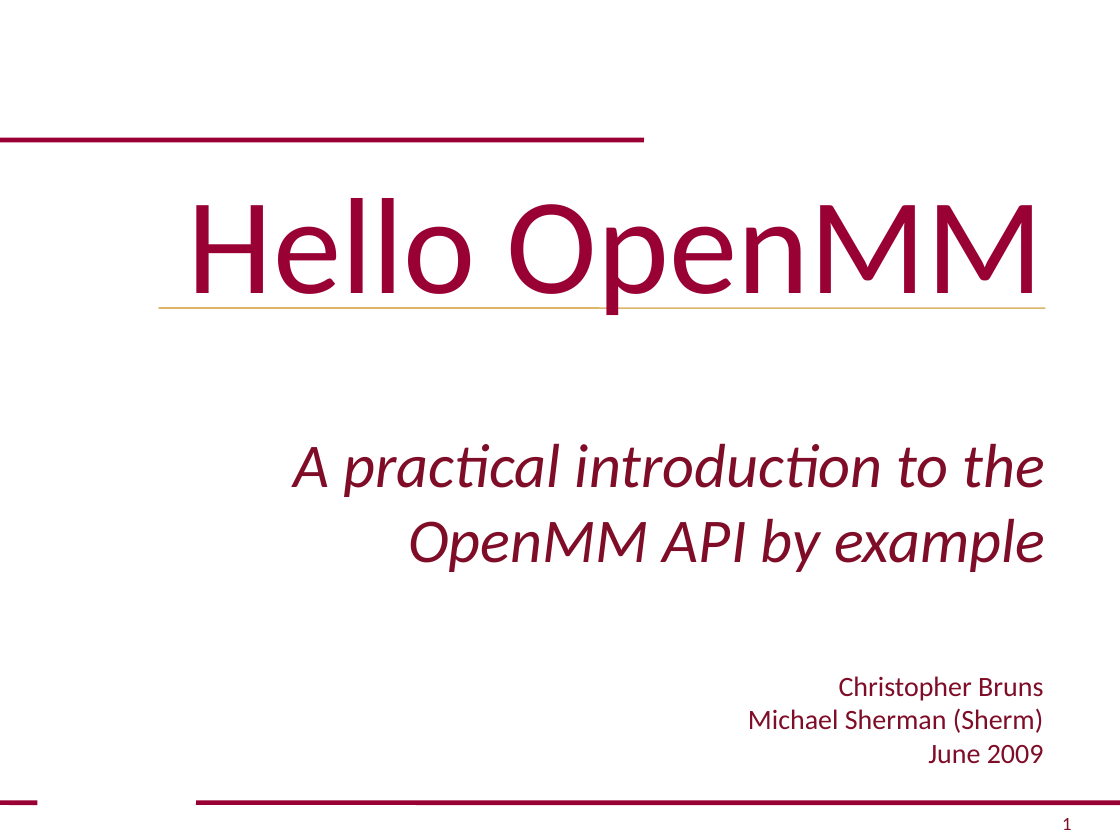
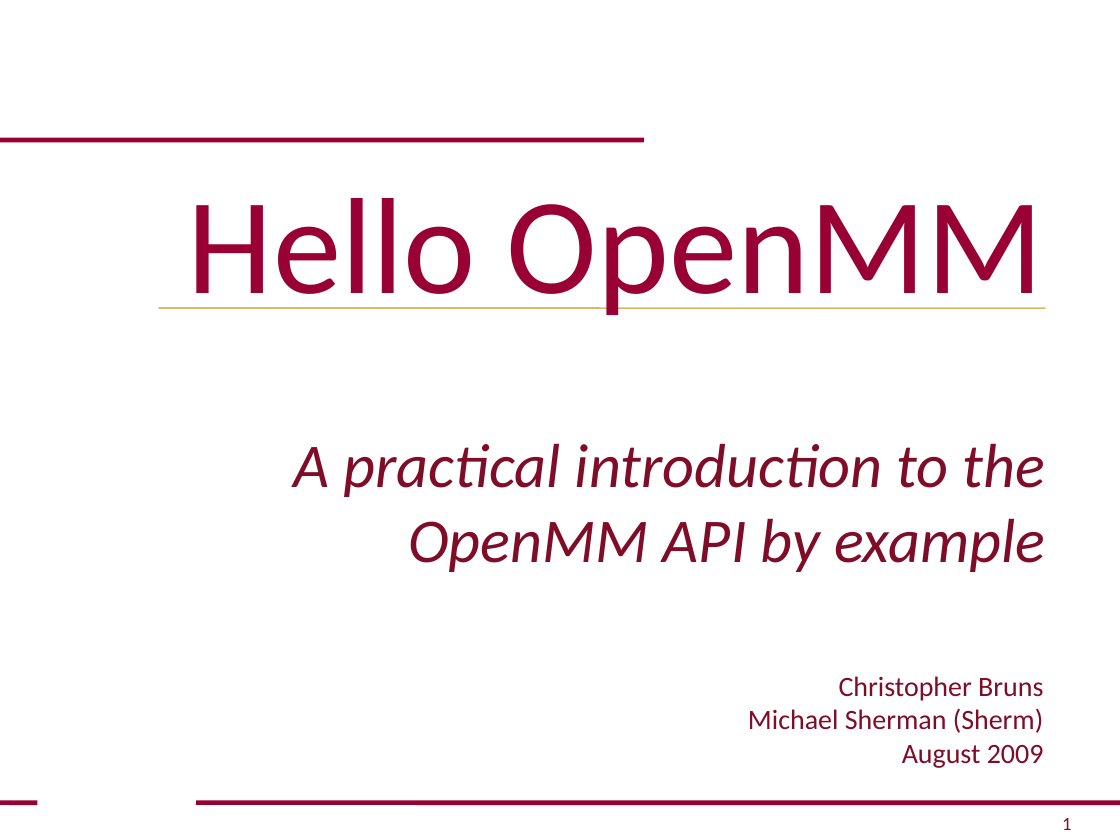
Before and after one commit to openmm/openmm, a slide deck: slide 1 of examples/HelloOpenMM.ppt. Drawn at 1120x840 pixels with LibreOffice and Linux fonts; fonts in the diff are those of the drawing; background and template pictures are left out. Boxes give left, top, right and bottom in pixels: in the first picture for what was removed or moved away, otherwise in the second. Text is boxed around its words. In the diff, an @@ line names an element or a change of style, - is before the commit and + after.

```diff
--- a/examples/HelloOpenMM.ppt
+++ b/examples/HelloOpenMM.ppt
@@ text at (902,745,1044,768): text changed @@
-June 2009
+August 2009
```
Also in this commit, not shown: 3 other slides changed, 1 other file.
